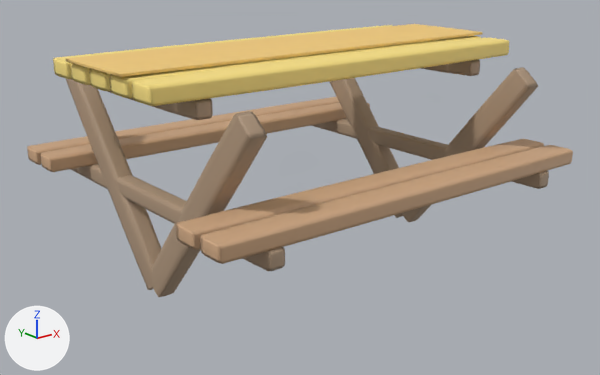
One commit to the glTF model assets/meshes/HotPotatoTable.glb: the scene before it, then after it.
Camera for both pictures: a 50 mm camera at (-8.41, -10.58, 5.39) aimed at (-0.08, -0.17, 1.22). Arrows for +X, +Y and +Z are at lower left; the lights stay in place. The picture after the commit comes second.

The first picture shows 'Benches', 'Cloth', 'Legs', 'Top'.
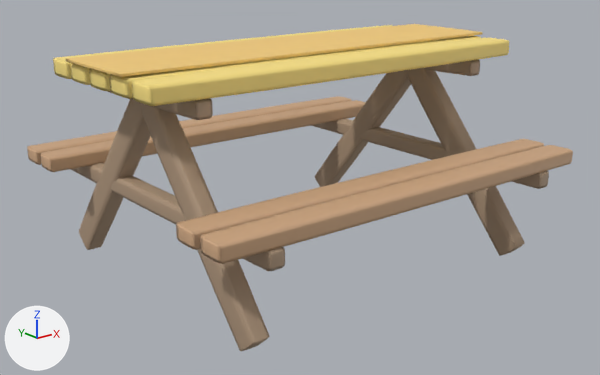
Commit message: Picnic tables stand on their legs: Hot Potato's and Prime Cut's legs were tilted the wrong way

Where the change shows, as pixel boxes (x1, y1, x2, y2) in the pictures (600 x 375 px; the box of a moved part takes in the faces that stretch with it):
'Legs', reshaped (23% taller): before (66, 60, 549, 297); after (71, 60, 549, 351)
part 1 of me_legs, moved or reshaped: before (66, 79, 162, 290); after (79, 98, 151, 250)
part 2 of me_legs, moved or reshaped: before (152, 111, 267, 297); after (142, 103, 270, 351)
part 3 of me_legs, moved or reshaped: before (329, 78, 403, 218); after (315, 70, 411, 187)
part 4 of me_legs, moved or reshaped: before (402, 67, 538, 222); after (407, 68, 525, 256)

Patch to the scene script:
```diff
--- a/assets/meshes/HotPotatoTable.glb.py
+++ b/assets/meshes/HotPotatoTable.glb.py
@@ me_legs @@
 me_legs.from_pydata(...)  # 448 vertices, 864 faces; spans x -2.86..2.86, y -3.0..3.0, z 0.0..3.26
 # used by ob_legs; location = (0.0, 0.0, 0.0)
+# me_legs part 1: the loose piece of 56 vertices spanning x -2.86..-2.54, y -0.15..2.65, z 0.0..3.23 is turned 80 degrees about the x axis through its middle
+# me_legs part 2: the loose piece of 56 vertices spanning x -2.86..-2.54, y -2.65..0.15, z 0.0..3.23 is turned -80 degrees about the x axis through its middle
+# me_legs part 3: the loose piece of 56 vertices spanning x 2.54..2.86, y -0.15..2.65, z 0.0..3.23 is turned 80 degrees about the x axis through its middle
+# me_legs part 4: the loose piece of 56 vertices spanning x 2.54..2.86, y -2.65..0.15, z 0.0..3.23 is turned -80 degrees about the x axis through its middle
 me_legs.materials.append(mat_legs)
```
